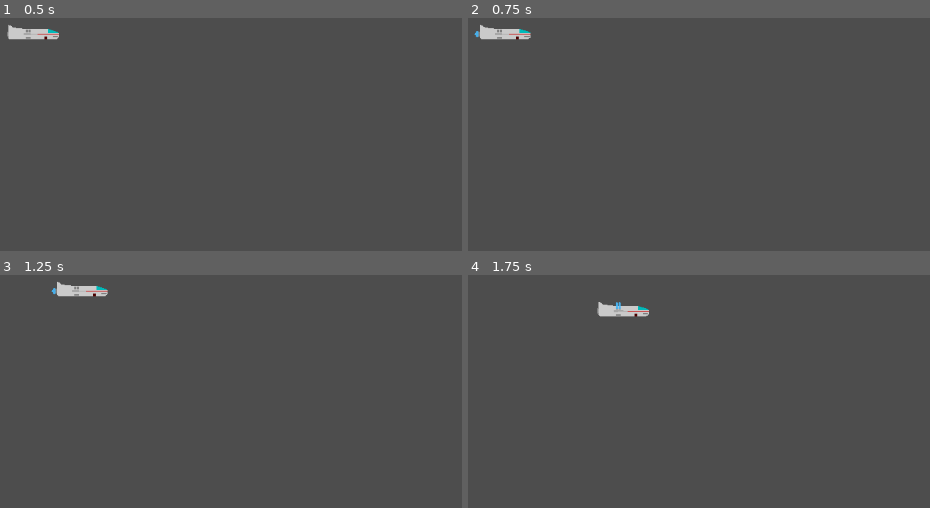
Above: before the commit, frames 1-4 (two rows, left to right).
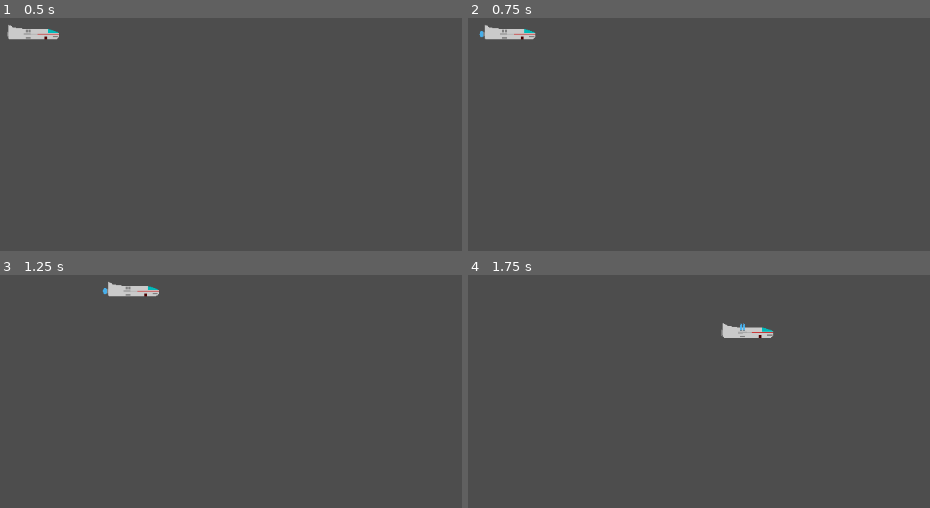
Above: after the commit, the same moments.

Repository: fractalate/space-hazard
Game: Godot game, scene res://main.tscn
Two runs of this game, one before a commit and one after it. Both use one fixed random seed, a clock stepped at 60 frames per second and the inputs below.
Inputs:
- Up to frame 1 (0.5 s): no input
- Up to frame 2 (0.75 s): tap Enter at 0.5 s; hold Right (right) from 0.53 s (still down)
- Up to frame 3 (1.25 s): keep holding Right (right)
- Up to frame 4 (1.75 s): release Right (right) at 1.28 s; hold Down (down) from 1.28 s (still down)

Frame 1 is identical in both runs. In frame 2, 0.3% of the frame differs, in the area x 1-15%, y 3-10%; in frame 3, 1.1%; in frame 4, 1.1%, in the area x 27-67%, y 11-28%.

Commit message:
Prevent Ship Rotation and Added Collision Layers

Diff:
--- a/project.godot
+++ b/project.godot
@@ -46,6 +46,12 @@
 ]
 }
 
+[layer_names]
+
+2d_physics/layer_1="Player Ship"
+2d_physics/layer_2="Solid Hazard"
+2d_physics/layer_3="Passable Hazard"
+
 [physics]
 
 2d/default_gravity_vector=Vector2(0, 0)
--- a/ship/player_ship.tscn
+++ b/ship/player_ship.tscn
@@ -1,11 +1,14 @@
-[gd_scene load_steps=2 format=3 uid="uid://4uwevmfeg3t2"]
+[gd_scene load_steps=3 format=3 uid="uid://4uwevmfeg3t2"]
 
 [ext_resource type="Script" path="res://ship/player_ship.gd" id="1_kcjee"]
+[ext_resource type="Script" path="res://ship/rigid_body_2d.gd" id="2_gui1u"]
 
 [node name="PlayerShip" type="Node2D"]
 script = ExtResource("1_kcjee")
 
 [node name="RigidBody2D" type="RigidBody2D" parent="."]
+collision_mask = 2
+script = ExtResource("2_gui1u")
 
 [node name="Body" type="Polygon2D" parent="RigidBody2D"]
 color = Color(0.792157, 0.792157, 0.792157, 1)
--- /dev/null
+++ b/ship/rigid_body_2d.gd
@@ -0,0 +1,7 @@
+extends RigidBody2D
+
+# Called every frame. 'delta' is the elapsed time since the previous frame.
+func _physics_process(delta):
+	rotation = 0 # Don't rotate.
+
+	move_and_collide(linear_velocity * delta)
